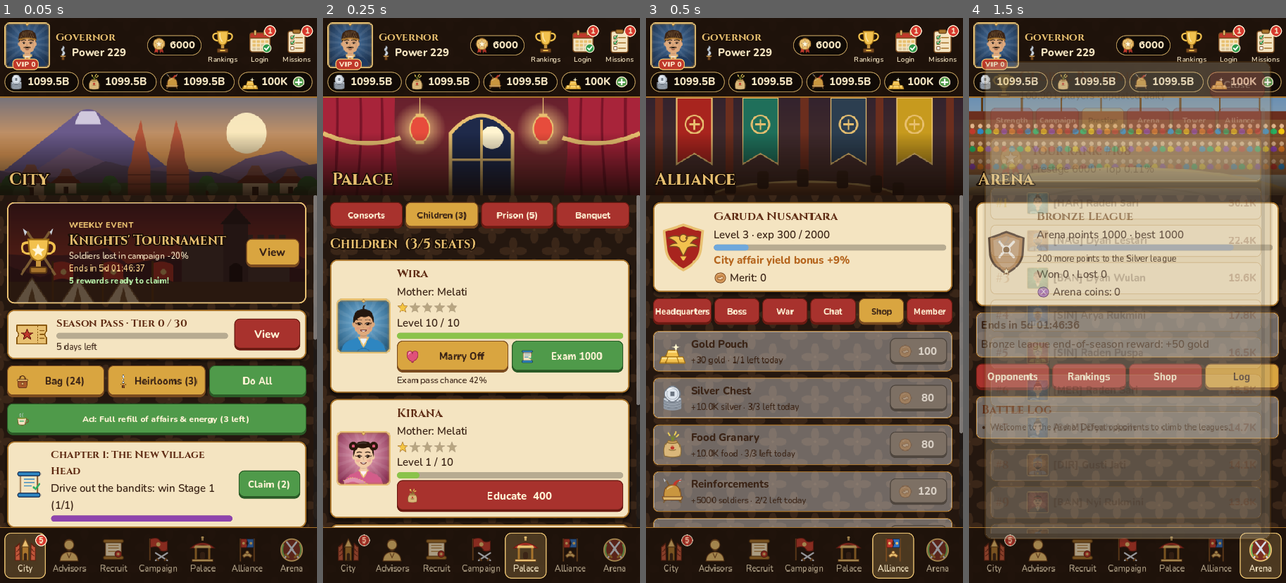
Above: before the commit, frames 1-4 (left to right).
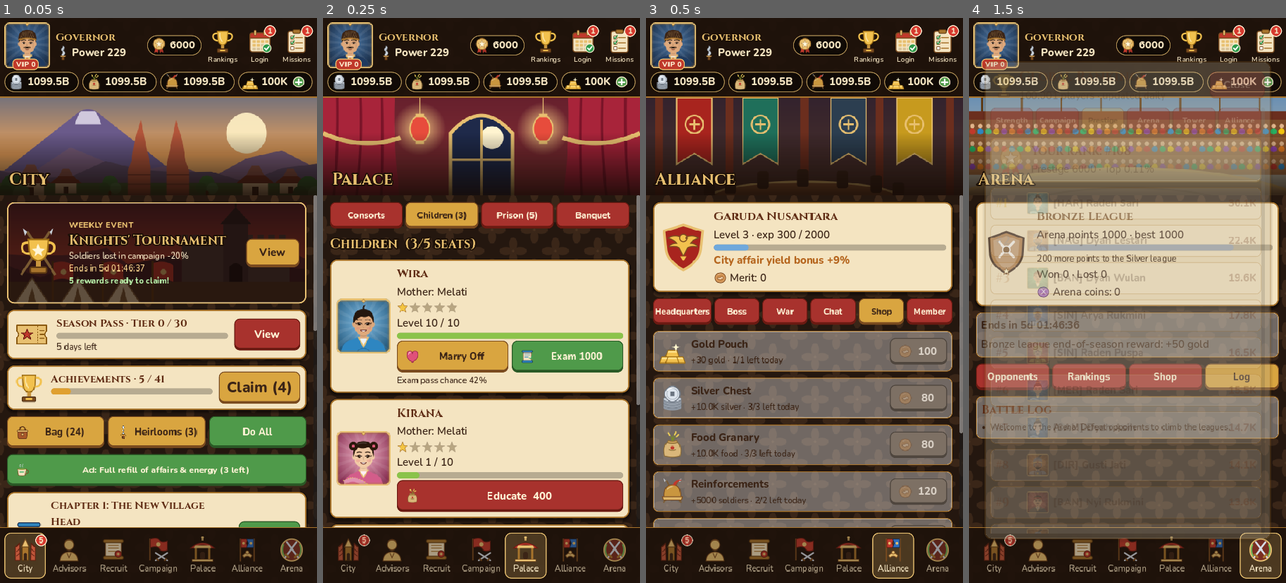
Above: after the commit, the same moments.

Repository: microaltech/tlg
Game: Godot game, scene res://tools/i18n_check.tscn
The game is run twice, just before and just after one commit, with the same random seed, the same clock (stepped at 60 frames per second) and the same inputs. This scene is started directly instead of the project's main scene.
Inputs (mouse positions are in pixels of both pictures, inside the frame that each line leads up to):
- Up to frame 1 (0.05 s): no input
- Up to frame 2 (0.25 s): no input
- Up to frame 3 (0.5 s): no input
- Up to frame 4 (1.5 s): click (997, 46) at 0.52 s; click (1190, 46) at 1.27 s

The runs differ from the first frame. In frame 1, 22% of the frame differs, in the area x 2-100%, y 55-91%; in frame 2, nothing differs; in frame 3, nothing differs; in frame 4, nothing differs.

Commit message:
Tambah pencapaian bertingkat dan adaptor Google Play Games
12 pencapaian (43 tingkat) dengan hadiah emas, penghitung aksi seumur akun,
notifikasi saat tingkat baru tercapai; autoload PlayGames melaporkan
pencapaian ke Play Games (ID diisi dari Play Console, belum diuji di
perangkat) dan menyiapkan simpan/muat cloud.

Co-Authored-By: Claude Opus 5.5 <noreply@anthropic.com>
Claude-Session: https://claude.ai/code/session_015LtRdrVC8mEHi9d4fpU264

Diff:
--- a/project.godot
+++ b/project.godot
@@ -21,6 +21,7 @@
 Store="*res://scripts/core/store.gd"
 Ads="*res://scripts/core/ads.gd"
 Notifier="*res://scripts/core/notifier.gd"
+PlayGames="*res://scripts/core/play_games.gd"
 
 [editor_plugins]
 
--- a/scripts/core/game_data.gd
+++ b/scripts/core/game_data.gd
@@ -557,6 +557,36 @@
 	{"id": "season_pass", "type": "pass", "name": "Tiket Musim Premium", "icon": "pass", "price_idr": 75000,
 		"desc": "Buka jalur hadiah premium Tiket Musim ini: emas, Batu Bintang, Tiket Rekrut, dan pusaka Legenda."},
 ]
+
+## Pencapaian bertingkat. metric: nama di GameModel.story_metric, atau "count:<event>"
+## untuk penghitung aksi (GameModel.counters). Hadiah emas per tingkat (indeks 0..).
+const ACHIEVEMENTS := [
+	{"id": "conqueror", "name": "Penakluk", "icon": "tab_campaign", "metric": "stage", "text": "Menangkan tahap %s",
+		"targets": [10, 25, 50, 75, 100]},
+	{"id": "mighty", "name": "Kekuatan Besar", "icon": "power", "metric": "power", "text": "Capai kekuatan %s",
+		"targets": [1000, 10000, 50000, 200000]},
+	{"id": "collector", "name": "Kolektor Penasihat", "icon": "tab_counselor", "metric": "counselors",
+		"text": "Miliki %s penasihat", "targets": [5, 10, 15, 19]},
+	{"id": "stars", "name": "Bintang Terang", "icon": "star", "metric": "stars_total", "text": "Kumpulkan %s bintang penasihat",
+		"targets": [5, 20, 50]},
+	{"id": "family", "name": "Keluarga Besar", "icon": "heart", "metric": "children_total", "text": "Dikaruniai %s anak",
+		"targets": [1, 10, 30, 60]},
+	{"id": "climber", "name": "Pendaki Menara", "icon": "tower", "metric": "tower", "text": "Capai lantai %s Menara Ujian",
+		"targets": [5, 15, 30]},
+	{"id": "champion", "name": "Juara Arena", "icon": "tab_arena", "metric": "arena_wins", "text": "Menangi %s pertarungan arena",
+		"targets": [10, 50, 200]},
+	{"id": "recruiter", "name": "Perekrut", "icon": "tab_gacha", "metric": "count:recruit", "text": "Rekrut %s penasihat",
+		"targets": [10, 100, 500]},
+	{"id": "worker", "name": "Pekerja Keras", "icon": "tab_city", "metric": "count:affair", "text": "Kerjakan %s urusan kota",
+		"targets": [100, 1000, 5000]},
+	{"id": "keeper", "name": "Penjaga Pusaka", "icon": "eq_weapon", "metric": "equipment", "text": "Miliki %s pusaka",
+		"targets": [1, 5, 15]},
+	{"id": "generous", "name": "Dermawan", "icon": "tab_alliance", "metric": "count:donate", "text": "Sumbang ke aliansi %s kali",
+		"targets": [10, 50, 200]},
+	{"id": "hunter", "name": "Pemburu Bos", "icon": "jasa", "metric": "count:boss", "text": "Serang bos aliansi %s kali",
+		"targets": [10, 50, 200]},
+]
+const ACHIEVEMENT_GOLD := [30, 60, 100, 150, 250]
 
 ## Paket terbatas waktu: berapa lama berlaku (detik) dan pemicu kekalahan beruntun.
 const OFFER_SECONDS := {"offer_promote": 6 * 3600, "offer_rescue": 3 * 3600}
--- a/scripts/core/game_model.gd
+++ b/scripts/core/game_model.gd
@@ -10,6 +10,8 @@
 signal tracked(event: String)
 ## Paket terbatas waktu baru muncul (UI menampilkannya sekali).
 signal offer_created(offer: Dictionary)
+## Tingkat pencapaian baru tercapai (untuk Google Play Games & notifikasi UI).
+signal achievement_reached(id: String, tier: int)
 
 const Data := preload("res://scripts/core/game_data.gd")
 
@@ -101,6 +103,10 @@
 ## Paket terbatas aktif: [{"id": id produk, "expires": waktu, "reward": {...}}]
 var offers: Array = []
 var loss_streak := 0
+## Penghitung aksi seumur akun (event _track -> jumlah) untuk pencapaian.
+var counters := {}
+## Pencapaian: id -> jumlah tingkat yang hadiahnya sudah diklaim.
+var achievements := {}
 var _equip_uid := 0
 var rng := RandomNumberGenerator.new()
 
@@ -115,6 +121,8 @@
 	season_pass = {}
 	offers = []
 	loss_streak = 0
+	counters = {}
+	achievements = {}
 	silver = 500
 	grain = 500
 	soldiers = 2500
@@ -643,6 +651,7 @@
 
 func _track(event: String, amount := 1) -> void:
 	tracked.emit(event)
+	counters[event] = int(counters.get(event, 0)) + amount
 	if Data.PASS_XP.has(event):
 		add_pass_xp(int(Data.PASS_XP[event]) * amount)
 	for m in daily.get("missions", []):
@@ -2913,6 +2922,65 @@
 	return r
 
 
+# --- Pencapaian --------------------------------------------------------------
+
+func achievement_value(def: Dictionary) -> int:
+	var metric: String = def["metric"]
+	if metric.begins_with("count:"):
+		return int(counters.get(metric.substr(6), 0))
+	return story_metric(metric)
+
+
+## Jumlah tingkat yang sudah tercapai.
+func achievement_tier(def: Dictionary) -> int:
+	var value := achievement_value(def)
+	var n := 0
+	for target in def["targets"]:
+		if value >= int(target):
+			n += 1
+	return n
+
+
+func achievement_claimable(def: Dictionary) -> bool:
+	return achievement_tier(def) > int(achievements.get(def["id"], 0))
+
+
+func achievements_claimable_count() -> int:
+	return Data.ACHIEVEMENTS.filter(func(a): return achievement_claimable(a)).size()
+
+
+func claim_achievement(id: String) -> Dictionary:
+	var def := {}
+	for a in Data.ACHIEVEMENTS:
+		if a["id"] == id:
+			def = a
+	if def.is_empty():
+		return _fail("Pencapaian tidak ditemukan.")
+	if not achievement_claimable(def):
+		return _fail("Belum ada tingkat baru untuk diklaim.")
+	var tier := int(achievements.get(id, 0))
+	achievements[id] = tier + 1
+	var reward: int = Data.ACHIEVEMENT_GOLD[mini(tier, Data.ACHIEVEMENT_GOLD.size() - 1)]
+	gold += reward
+	changed.emit()
+	return _ok("Pencapaian %s tingkat %d: +%d emas." % [def["name"], tier + 1, reward])
+
+
+## Periksa tingkat baru yang tercapai (dipanggil UI tiap detik, hanya memancarkan
+## sinyal sekali per tingkat; status "sudah dilaporkan" tidak perlu disimpan karena
+## Google Play Games mengabaikan pembukaan ulang).
+var _reported := {}
+
+
+func check_achievements() -> void:
+	for a in Data.ACHIEVEMENTS:
+		var tier := achievement_tier(a)
+		if tier > int(_reported.get(a["id"], 0)):
+			for t in range(int(_reported.get(a["id"], 0)) + 1, tier + 1):
+				achievement_reached.emit(a["id"], t)
+			_reported[a["id"]] = tier
+
+
 # --- Paket terbatas waktu ------------------------------------------------------
 
 func _create_offer(id: String, reward: Dictionary, now: float) -> void:
@@ -3182,6 +3250,8 @@
 		"ads": ads,
 		"pass": season_pass,
 		"offers": offers,
+		"counters": counters,
+		"achievements": achievements,
 		"loss_streak": loss_streak,
 		"equip_uid": _equip_uid,
 	}
@@ -3331,6 +3401,12 @@
 		if Data.OFFER_SECONDS.has(str(o.get("id", ""))):
 			offers.append({"id": str(o["id"]), "expires": float(o.get("expires", 0.0)), "reward": reward})
 	loss_streak = int(d.get("loss_streak", 0))
+	counters = {}
+	for k in d.get("counters", {}):
+		counters[str(k)] = int(d["counters"][k])
+	achievements = {}
+	for k in d.get("achievements", {}):
+		achievements[str(k)] = int(d["achievements"][k])
 	season_pass = {}
 	var src_pass: Dictionary = d.get("pass", {})
 	if not src_pass.is_empty():
--- /dev/null
+++ b/scripts/core/play_games.gd
@@ -0,0 +1,70 @@
+extends Node
+## Autoload "PlayGames": Google Play Games Services (pencapaian & cadangan save cloud).
+##
+## Aktif bila build Android menyertakan plugin dengan singleton
+## "GodotPlayGameServices" (mis. godot-play-game-services). Pemanggilan dijaga
+## dengan has_method/has_signal karena nama API berbeda antarversi plugin; BELUM
+## diuji di perangkat. Tanpa plugin semua fungsi aman dan tidak melakukan apa-apa.
+##
+## Sebelum rilis: buat pencapaian di Play Console (Play Games Services) lalu isi
+## ACHIEVEMENT_IDS dengan ID-nya ("CgkI..."), satu per tingkat.
+
+signal cloud_loaded(data: String)
+signal cloud_result(ok: bool, message: String)
+
+const SINGLETON := "GodotPlayGameServices"
+const SNAPSHOT_NAME := "toplordlike_save"
+
+## "id_pencapaian:tingkat" -> ID Play Console. Kosong = tidak dilaporkan.
+const ACHIEVEMENT_IDS := {
+	# "conqueror:1": "CgkIxxxxxxxxEAIQAQ",
+}
+
+var _plugin: Object
+
+
+func _ready() -> void:
+	if Engine.has_singleton(SINGLETON):
+		_plugin = Engine.get_singleton(SINGLETON)
+		_call("initialize")
+		for pair in [["gameSaved", func(ok, _a = null, _b = null): cloud_result.emit(bool(ok),
+					"Tersimpan ke cloud." if ok else "Gagal menyimpan ke cloud.")],
+				["gameLoaded", func(data): cloud_loaded.emit(str(data))]]:
+			if _plugin.has_signal(pair[0]):
+				_plugin.connect(pair[0], pair[1])
+	Game.model.achievement_reached.connect(_on_achievement)
+
+
+func available() -> bool:
+	return _plugin != null
+
+
+func _call(method: String, args := []) -> void:
+	if _plugin and _plugin.has_method(method):
+		_plugin.callv(method, args)
+	elif _plugin:
+		push_warning("Plugin Play Games tidak punya metode '%s'; periksa versi plugin." % method)
+
+
+func _on_achievement(id: String, tier: int) -> void:
+	var play_id: String = ACHIEVEMENT_IDS.get("%s:%d" % [id, tier], "")
+	if play_id != "":
+		_call("unlockAchievement", [play_id])
+
+
+func show_achievements() -> void:
+	_call("showAchievements")
+
+
+func save_cloud(data: String) -> void:
+	if not available():
+		cloud_result.emit(false, "Google Play Games tidak tersedia di versi ini.")
+		return
+	_call("saveGame", [SNAPSHOT_NAME, "Top Lord Like", data])
+
+
+func load_cloud() -> void:
+	if not available():
+		cloud_result.emit(false, "Google Play Games tidak tersedia di versi ini.")
+		return
+	_call("loadGame", [SNAPSHOT_NAME, false])
--- a/scripts/ui/main.gd
+++ b/scripts/ui/main.gd
@@ -90,6 +90,8 @@
 var _equip_box: VBoxContainer
 var _equip_pick := -1  ## uid pusaka yang sedang menunggu pilihan penasihat.
 var _ad_overlay: Control
+var _ach_overlay: Control
+var _ach_box: VBoxContainer
 var _offer_overlay: Control
 var _offer_box: VBoxContainer
 var _pass_overlay: Control
@@ -164,6 +166,12 @@
 	Store.prices_updated.connect(_queue_rebuild)
 	Ads.ad_started.connect(_on_ad_started)
 	model.offer_created.connect(func(_o): _show_offers.call_deferred())
+	model.achievement_reached.connect(func(id, tier):
+		for a in Data.ACHIEVEMENTS:
+			if a["id"] == id and _startup_prompted:
+				Audio.play("reveal_sr")
+				_show({"ok": true, "msg": tr("Pencapaian baru: %s tingkat %d!") % [tr(a["name"]), tier]})
+		_queue_rebuild())
 	Ads.ad_finished.connect(func(r):
 		if is_instance_valid(_ad_overlay):
 			_ad_overlay.queue_free()
@@ -610,6 +618,8 @@
 		_fill_pass()
 	if is_instance_valid(_offer_overlay):
 		_fill_offers()
+	if is_instance_valid(_ach_overlay):
+		_fill_achievements()
 	if is_instance_valid(_story_overlay):
 		_fill_story()
 	_tick()
@@ -622,6 +632,7 @@
 func _tick() -> void:
 	var now: float = Game.now()
 	model.sync(now)
+	model.check_achievements()
 	var honor: Dictionary = model.honor_title()
 	_rank_label.text = tr(honor["name"] if not honor.is_empty() else model.rank_info()["name"]) \
 		+ (" " + model.lord_name if model.lord_name != "" else "")
@@ -741,6 +752,7 @@
 	box.add_child(_event_banner())
 	_build_offer_cards(box)
 	_build_pass_card(box)
+	_build_achievement_card(box)
 	_build_quick_row(box)
 	_build_story_tracker(box)
 	for kind in model.AFFAIRS:
@@ -2464,6 +2476,82 @@
 		b.size_flags_vertical = Control.SIZE_SHRINK_CENTER
 
 
+# --- Pencapaian --------------------------------------------------------------
+
+func _build_achievement_card(box: VBoxContainer) -> void:
+	var done := 0
+	var total := 0
+	for a in Data.ACHIEVEMENTS:
+		done += model.achievement_tier(a)
+		total += a["targets"].size()
+	var card := _card(box)
+	card.add_child(_tex(Art.icon("trophy"), 72))
+	var col := _col(card)
+	_label(col, "Pencapaian · %d / %d" % [done, total], "CardTitle").add_theme_font_size_override("font_size", 24)
+	_bar(col, done, total, Color("e0a030"))
+	var n: int = model.achievements_claimable_count()
+	var b := _button(card, "Klaim (%d)" % n if n > 0 else "Lihat", func():
+		_show_achievements()
+		return null, true, "", "GoldButton" if n > 0 else "")
+	b.size_flags_vertical = Control.SIZE_SHRINK_CENTER
+	b.custom_minimum_size.x = 150
+
+
+func _show_achievements() -> void:
+	if is_instance_valid(_ach_overlay):
+		return
+	var p := _open_panel("Pencapaian", "trophy", _close_achievements)
+	_ach_overlay = p["overlay"]
+	_ach_box = p["content"]
+	p["subtitle"].text = "Hadiah emas untuk setiap tingkat"
+	_fill_achievements()
+
+
+func _close_achievements() -> void:
+	if is_instance_valid(_ach_overlay):
+		Audio.play("click")
+		_ach_overlay.queue_free()
+	_ach_overlay = null
+
+
+func _fill_achievements() -> void:
+	_clear(_ach_box)
+	if PlayGames.available():
+		_button(_ach_box, "Lihat di Google Play Games", func():
+			PlayGames.show_achievements()
+			return null, true, "trophy", "GreenButton")
+	var list: Array = Data.ACHIEVEMENTS.duplicate()
+	list.sort_custom(func(a, b): return int(model.achievement_claimable(a)) > int(model.achievement_claimable(b)))
+	for a in list:
+		var tier: int = model.achievement_tier(a)
+		var claimed: int = int(model.achievements.get(a["id"], 0))
+		var targets: Array = a["targets"]
+		var value: int = model.achievement_value(a)
+		var box := _inner_box(_ach_box)
+		var row := HBoxContainer.new()
+		row.add_theme_constant_override("separation", 10)
+		box.add_child(row)
+		row.add_child(_tex(Art.icon(a["icon"]), 64))
+		var col := _col(row)
+		var stars := ""
+		for i in targets.size():
+			stars += "★" if i < tier else "☆"
+		_label(col, "%s  %s" % [a["name"], stars], "CardLabel").add_theme_font_override("font", UI.font_bold)
+		if tier < targets.size():
+			var target: int = targets[tier]
+			_label(col, a["text"] % _num(target), "SmallLabel").add_theme_color_override("font_color", UI.INK)
+			_bar(col, mini(value, target), target, Color("6fa8dc"))
+		else:
+			_label(col, "Semua tingkat selesai!", "SmallLabel").add_theme_color_override("font_color", UI.GREEN)
+		var id: String = a["id"]
+		var can: bool = tier > claimed
+		var reward: int = Data.ACHIEVEMENT_GOLD[mini(claimed, Data.ACHIEVEMENT_GOLD.size() - 1)]
+		var b := _button(row, "+%d" % reward if can else ("Selesai" if claimed >= targets.size() else "Klaim"),
+			func(): return model.claim_achievement(id), can, "gold" if can else "", "GoldButton" if can else "", true, "coin")
+		b.custom_minimum_size = Vector2(130, 60)
+		b.size_flags_vertical = Control.SIZE_SHRINK_CENTER
+
+
 # --- Paket terbatas waktu ------------------------------------------------------
 
 func _build_offer_cards(box: VBoxContainer) -> void:
--- a/tests/run_tests.gd
+++ b/tests/run_tests.gd
@@ -26,7 +26,7 @@
 		"test_war_save_leave", "test_chat_send_reply", "test_chat_ambient_unread", "test_chat_save_leave",
 		"test_lb_rank", "test_lb_top", "test_lb_alliances_reward", "test_items_use", "test_items_sources",
 		"test_skills", "test_bonds", "test_prison", "test_exam_officials", "test_banquet",
-		"test_story", "test_away_report", "test_lord_name", "test_notification_plan", "test_soldiers_eat_grain", "test_pattern_translation", "test_do_all", "test_rateup", "test_equipment", "test_tower", "test_honor", "test_ads", "test_pass", "test_offers",
+		"test_story", "test_away_report", "test_lord_name", "test_notification_plan", "test_soldiers_eat_grain", "test_pattern_translation", "test_do_all", "test_rateup", "test_equipment", "test_tower", "test_honor", "test_ads", "test_pass", "test_offers", "test_achievements",
 	]:
 		call(t)
 	print("%d cek, %d gagal" % [_count, _failures])
@@ -1637,3 +1637,26 @@
 	m.soldiers = 1 << 40
 	m.fight_stage()
 	check(m.loss_streak == 0, "menang mereset kekalahan beruntun")
+
+
+func test_achievements() -> void:
+	var m := fresh()
+	var conq: Dictionary = Data.ACHIEVEMENTS[0]
+	check(m.achievement_tier(conq) == 0 and not m.claim_achievement("conqueror")["ok"], "pencapaian awal kosong")
+	var reached := []
+	m.achievement_reached.connect(func(id, tier): reached.append("%s:%d" % [id, tier]))
+	m.stage = 30
+	m.check_achievements()
+	check("conqueror:1" in reached and "conqueror:2" in reached and not "conqueror:3" in reached, "sinyal per tingkat")
+	m.check_achievements()
+	check(reached.count("conqueror:1") == 1, "sinyal tidak berulang")
+	var gold := m.gold
+	check(m.claim_achievement("conqueror")["ok"] and m.gold == gold + Data.ACHIEVEMENT_GOLD[0], "klaim tingkat 1")
+	check(m.claim_achievement("conqueror")["ok"] and not m.claim_achievement("conqueror")["ok"], "klaim tingkat 2 lalu habis")
+	for i in 12:
+		m.do_affair("silver", 1000.0 + i * 3600.0)
+	check(m.counters["affair"] == 12, "penghitung urusan")
+	var m2 := Model.new()
+	m2.from_dict(JSON.parse_string(JSON.stringify(m.to_dict())), 1000.0)
+	check(var_to_str(m2.achievements) == var_to_str(m.achievements) and m2.counters["affair"] == 12, "simpan/muat pencapaian")
+	check(Data.ACHIEVEMENTS.all(func(a): return m.achievement_value(a) >= 0), "semua metrik pencapaian dikenal")
--- a/tools/i18n_extract.gd
+++ b/tools/i18n_extract.gd
@@ -12,7 +12,7 @@
 const CODE := [
 	"res://scripts/core/game_data.gd", "res://scripts/core/game_model.gd", "res://scripts/ui/main.gd", "res://scripts/ui/tutorial_layer.gd",
 	"res://scripts/core/store.gd", "res://scripts/core/notifier.gd", "res://scripts/core/telemetry.gd",
-	"res://scripts/core/game.gd", "res://scripts/core/ads.gd",
+	"res://scripts/core/game.gd", "res://scripts/core/ads.gd", "res://scripts/core/play_games.gd",
 ]
 ## Bidang data yang bukan teks tampilan (ID, ikon, kunci internal).
 const SKIP_FIELDS := ["id", "icon", "event", "type", "wait", "target", "speaker", "effect", "rarity", "members",
@@ -24,7 +24,7 @@
 ## Literal kode yang bukan teks tampilan.
 const SKIP_LINE := "push_warning|push_error|print\\(|printerr|assert|\\.connect\\(|has_signal|\\.bus ="
 ## Nama teknis atau teks yang sengaja tidak diterjemahkan.
-const THEME_NAMES := ["Rp", "AdMob", "ProgressBar", "GodotGooglePlayBilling", "TlgNotify", "Android", "--- log ---","CardLabel", "CardTitle", "TitleLabel", "SmallLabel", "BigLabel", "GoldButton",
+const THEME_NAMES := ["Rp", "AdMob", "Top Lord Like", "GodotPlayGameServices", "ProgressBar", "GodotGooglePlayBilling", "TlgNotify", "Android", "--- log ---","CardLabel", "CardTitle", "TitleLabel", "SmallLabel", "BigLabel", "GoldButton",
 	"GreenButton", "NavButton", "DarkPanel", "Chip", "Toast", "Music", "SFX", "Master"]
 
 var found := {}  ## teks -> lokasi
Not shown, changed: translations/en.tsv
